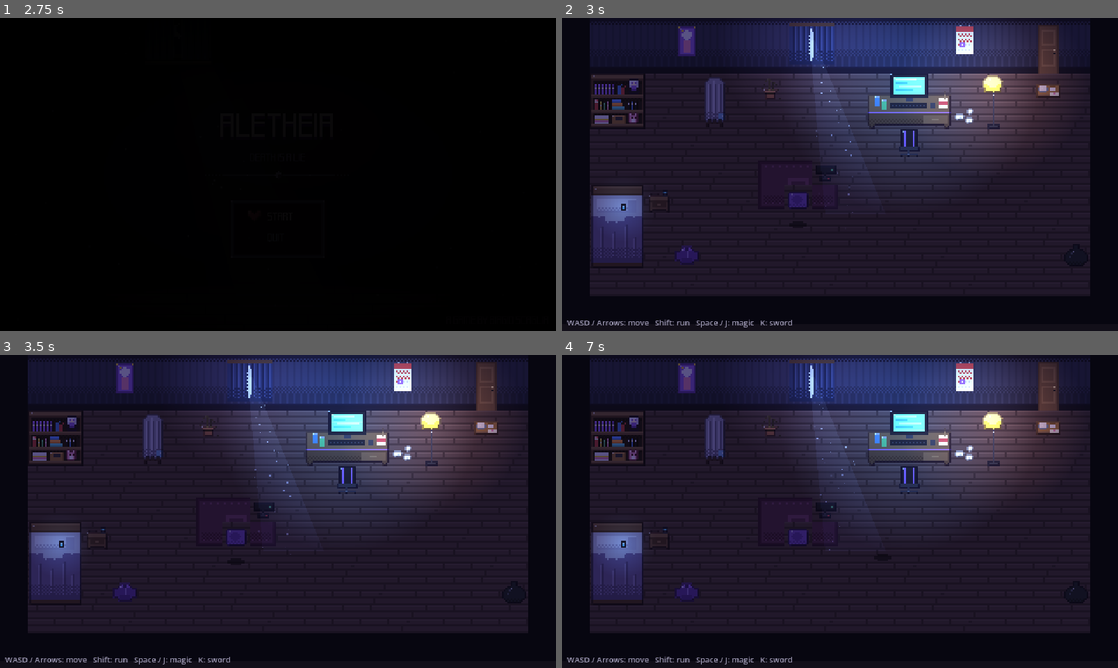
Above: before the commit, frames 1-4 (two rows, left to right).
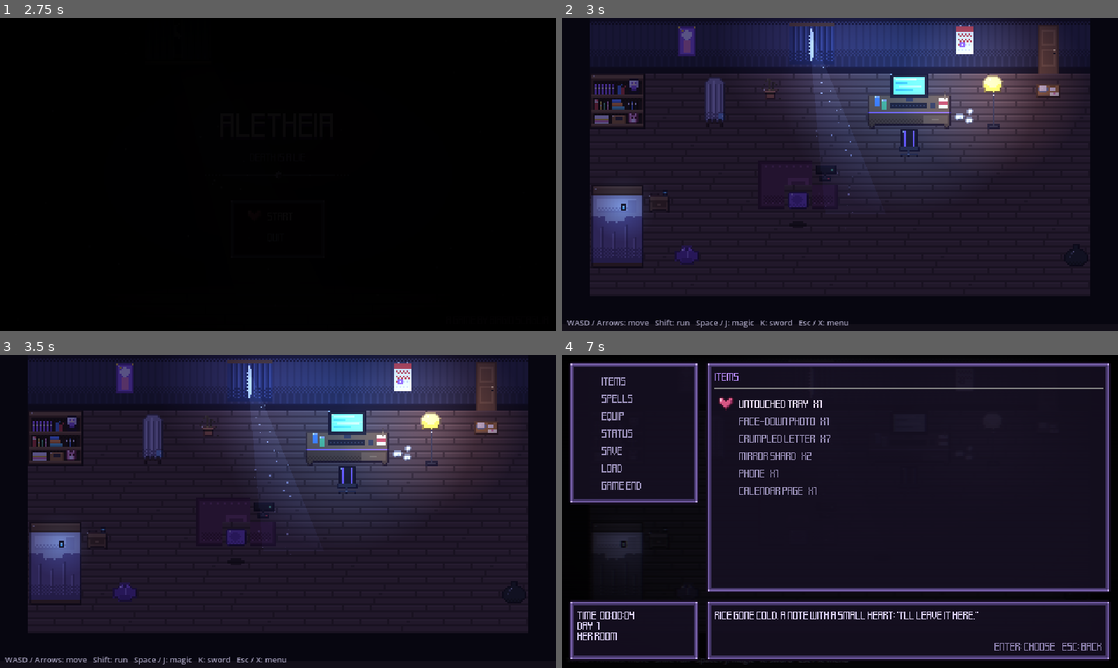
Above: after the commit, the same moments.

Repository: biagio-scaglia/game-dev-appunti
Game: Godot game, scene res://studio_intro/studio_intro.tscn
Two runs of this game, one before a commit and one after it. Both use one fixed random seed, a clock stepped at 60 frames per second and the inputs below. Sound files missing from this copy of the repository are replaced by a short silence.
Inputs (mouse positions are in pixels of both pictures, inside the frame that each line leads up to):
- Up to frame 1 (2.75 s): tap Enter at 0.5 s; move the mouse to (400, 158) at 0.52 s; hold D 0.53-1.28 s; tap Shift at 0.6 s; click (400, 158) at 0.67 s; tap Space at 0.77, 1.52 s; move the mouse to (166, 190) at 1.27 s; hold S 1.28-2 s; tap J at 1.35 s; click "Start" at 2 s
- Up to frame 2 (3 s): click "Start" at 2.75 s
- Up to frame 3 (3.5 s): no input
- Up to frame 4 (7 s): move the mouse to (895, 442) at 3.52 s; hold D (move_right) 3.53-4.28 s; hold Shift (run) 3.53-4.28 s; move the mouse to (812, 574) at 4.27 s; hold W (move_up) 4.28-5.03 s; tap K (slash) at 4.35 s; click (812, 574) at 4.42 s; tap Shift (run) at 4.55, 6.05 s; move the mouse to (1006, 558) at 5.02 s; hold Shift (run) 5.03-5.78 s; hold A (move_left) 5.03-6.5 s; tap Tab (sword_stage) at 5.1 s; tap Escape (menu) at 5.65 s; move the mouse to (673, 464) at 5.77 s; tap J at 5.85 s; click (634, 380) at 6.5 s, where only the run after the commit has a clickable "Items"

Frame 1 is identical in both runs. In frame 2, less than 0.1% of the frame differs, in the area x 42-52%, y 96-99%; in frame 3, less than 0.1%; in frame 4, 41%, in the area x 0-99%, y 0-99%.

Commit message:
Gioco: il menu di pausa nella stanza

Diff:
--- a/stanza/main.gd
+++ b/stanza/main.gd
@@ -1,14 +1,23 @@
 extends Node2D
 ## La scena principale: la stanza al buio (CanvasModulate), la protagonista al centro,
-## l'OST lo-fi in loop.
+## l'OST lo-fi in loop e il menu di pausa (Esc o X). Qui si conta il tempo di gioco.
 
 const Music := preload("core/music.gd")
+const GameState := preload("menu/game_state.gd")
 
 @onready var room: Node2D = %Room
 @onready var hero: CharacterBody2D = %Protagonista
 @onready var music: AudioStreamPlayer = %Music
+@onready var pause_menu: CanvasLayer = %PauseMenu
+
+var state := GameState.new()
 
 
 func _ready() -> void:
 	hero.position = room.player_start()
+	pause_menu.setup(state, hero, music)
 	Music.play_loop(music)
+
+
+func _process(delta: float) -> void:
+	state.play_time += delta   # in pausa conta il menu
--- a/stanza/main.tscn
+++ b/stanza/main.tscn
@@ -4,6 +4,7 @@
 [ext_resource type="Script" path="res://world/room.gd" id="2_room"]
 [ext_resource type="PackedScene" path="res://characters/protagonista/protagonista.tscn" id="3_hero"]
 [ext_resource type="AudioStream" path="res://audio/stanza_theme.wav" id="4_theme"]
+[ext_resource type="PackedScene" path="res://menu/pause_menu.tscn" id="5_menu"]
 
 [node name="Main" type="Node2D"]
 script = ExtResource("1_main")
@@ -24,6 +25,7 @@
 
 [node name="Music" type="AudioStreamPlayer" parent="."]
 unique_name_in_owner = true
+process_mode = 3
 stream = ExtResource("4_theme")
 volume_db = -6.0
 
@@ -36,4 +38,7 @@
 offset_bottom = 360.0
 theme_override_colors/font_color = Color(0.8, 0.78, 0.9, 0.8)
 theme_override_font_sizes/font_size = 9
-text = "WASD / Arrows: move   Shift: run   Space / J: magic   K: sword"
+text = "WASD / Arrows: move   Shift: run   Space / J: magic   K: sword   Esc / X: menu"
+
+[node name="PauseMenu" parent="." instance=ExtResource("5_menu")]
+unique_name_in_owner = true
